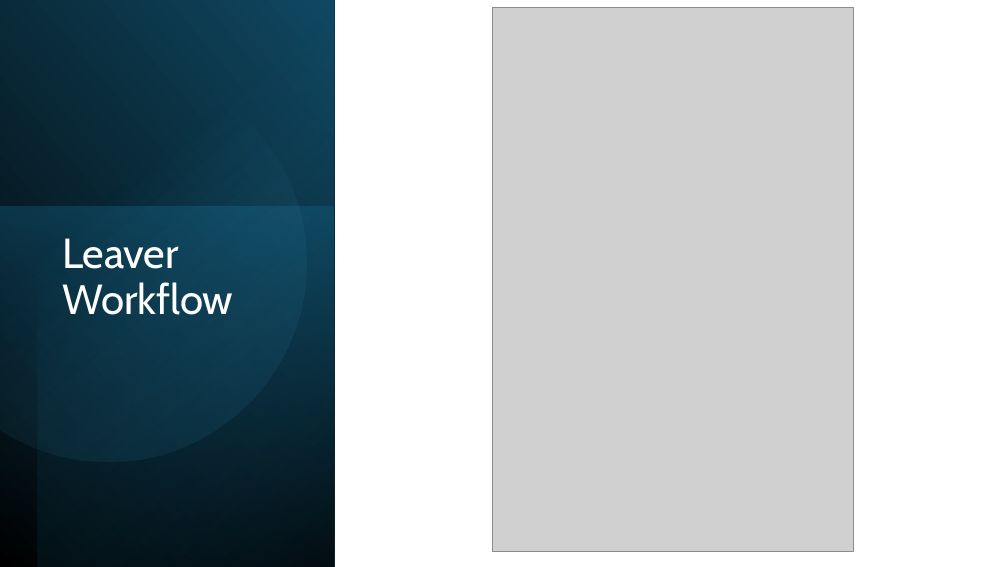
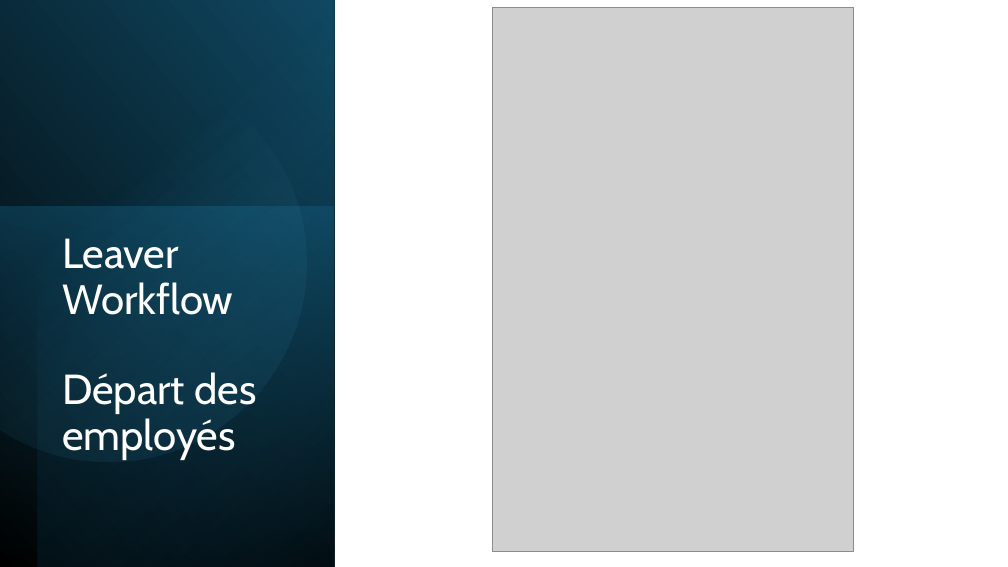
Before and after one commit to gkangaya/IAM-Lifecycle-Healthcare-Automation, a slide deck: slide 7 of 09-Presentation/IAM-Healthcare-Automation-Professional.pptx. Drawn at 1008x567 pixels with LibreOffice and Linux fonts; fonts in the diff are those of the drawing; grey boxes stand for pictures. Boxes give left, top, right and bottom in pixels: in the first picture for what was removed or moved away, otherwise in the second. Text is boxed around its words. In the diff, an @@ line names an element or a change of style, - is before the commit and + after.

```diff
--- a/09-Presentation/IAM-Healthcare-Automation-Professional.pptx
+++ b/09-Presentation/IAM-Healthcare-Automation-Professional.pptx
@@ title at <box>62,238,256,460</box>: text changed @@
-Leaver Workflow
+Leaver Workflow
+Départ des employés
```
Also in this commit, not shown: 3 other slides changed.
